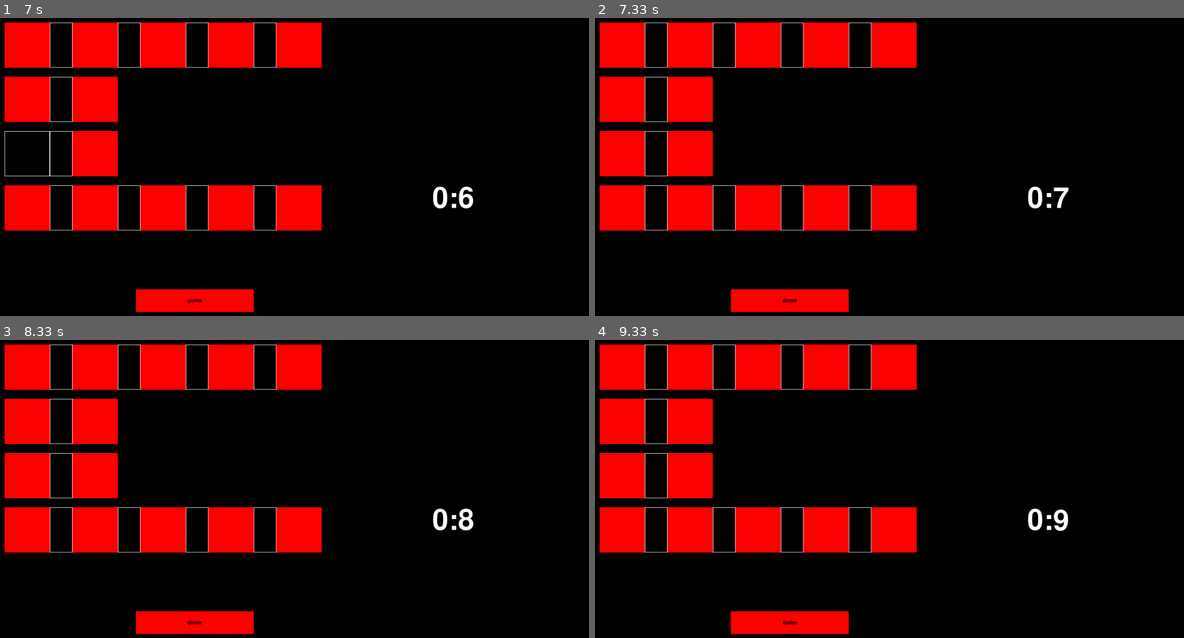
Above: before the commit, frames 1-4 (two rows, left to right).
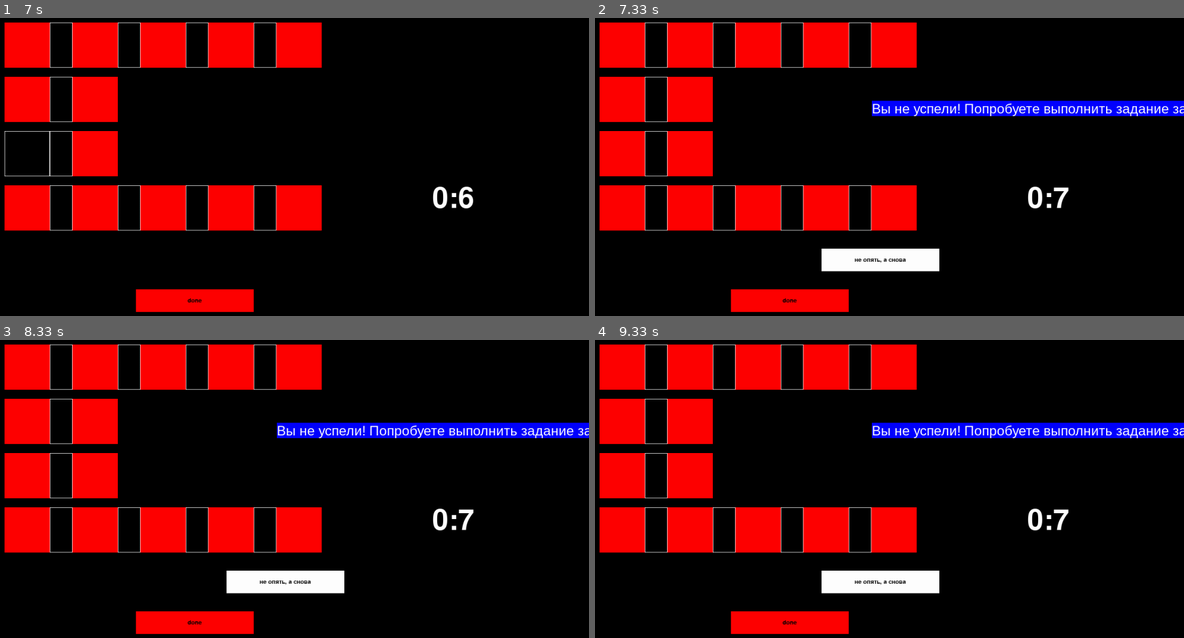
Above: after the commit, the same moments.

Repository: Alicccce/project_pygame
Game: pygame game, started from Alice.py
Same seed, same stepped clock (60 frames per second), same inputs: the game is played once before the commit and once after it.
Inputs (mouse positions are in pixels of both pictures, inside the frame that each line leads up to):
- Up to frame 1 (7 s): click (294, 187) at 0.38 s; click (153, 190) at 0.72 s; click (111, 137) at 1.05 s; click (141, 62) at 1.38 s; click (229, 208) at 1.72 s; click (29, 44) at 2.05 s; click (300, 44) at 2.38 s; click (29, 208) at 2.72 s; click (94, 44) at 3.05 s; click (100, 220) at 3.38 s; click (229, 44) at 4.22 s; click (29, 98) at 4.55 s; click (94, 98) at 5.88 s
- Up to frame 2 (7.33 s): click (624, 152) at 7.22 s
- Up to frame 3 (8.33 s): no input
- Up to frame 4 (9.33 s): no input

Frame 1 is identical in both runs. In frame 2, 4.4% of the frame differs, in the area x 38-100%, y 27-86%; in frame 3, 4.6%; in frame 4, 4.6%.

Commit message:
обьединение 2.1

Diff:
--- a/Alice.py
+++ b/Alice.py
@@ -1,4 +1,6 @@
 import pygame
+import numpy as np
+from pandas.core.common import flatten
 
 WHITE = (255, 255, 255)
 BLACK = (0, 0, 0)
@@ -12,9 +14,6 @@
         [0, 1, 0, 1, 0, 1, 0, 1, 0]
     ]
 }
-
-
-
 
 
 class Board:
@@ -86,11 +85,17 @@
             row, col = cell_coords
             if self.board[row][col] == 0:
                 self.board[row][col] = 5
-                print(5)
 
     def get_click(self, mouse_pos):
         cell = self.get_cell(mouse_pos)
         self.on_click(cell)
+
+    def proov(self):
+        arr = list(flatten(self.board))
+        if 0 in arr:
+            return False
+        else:
+            return True
 
 
 class Button:
@@ -105,8 +110,9 @@
         pygame.draw.rect(win, self.color, (self.x, self.y, self.width, self.height))
         if self.text != '':
             font = pygame.font.SysFont('comicsans', 20)
-            text = font.render(self.text, 1, (0,0,0))
-            win.blit(text, (self.x + (self.width/2 - text.get_width()/2), self.y + (self.height/2 - text.get_height()/2)))
+            text = font.render(self.text, 1, (0, 0, 0))
+            win.blit(text, (
+            self.x + (self.width / 2 - text.get_width() / 2), self.y + (self.height / 2 - text.get_height() / 2)))
 
 
 if __name__ == '__main__':
@@ -115,6 +121,8 @@
     board = Board(100, 'Level 1')
     board.set_view(10, 10, 100)
     running = True
+    timer_active = True
+    time_of_end = False
     size = (1300, 750)
     screen = pygame.display.set_mode(size)
     clock = pygame.time.Clock()
@@ -128,8 +136,14 @@
     font = pygame.font.Font('freesansbold.ttf', 64)
 
     while running:
+
         millis = pygame.time.get_ticks() - start_ticks
         secs = millis // 1000
+        if secs >= 16:
+            secs = 15
+        if board.proov():
+            secs = time_of_end
+
         mins = secs // 60
         secs %= 60
 
@@ -142,7 +156,8 @@
                 running = False
             if event.type == pygame.MOUSEBUTTONDOWN and event.button == 1:
                 x, y = event.pos
-                board.get_click(event.pos)
+                if secs < 15:
+                    board.get_click(event.pos)
                 board.render(screen)
 
         # Рендеринг экрана и объектов
@@ -151,7 +166,8 @@
         button_done.draw(screen)
         screen.blit(text, textRect)
 
-        if millis // 1000 >= 17:
+        if millis // 1000 >= 15 or board.proov():
+            time_of_end = secs
             tab = pygame.font.SysFont('arial', 30)
             sc_text = tab.render('Вы нe успели! Попробуете выполнить задание заново?', True, WHITE, BLUE)
             cor = sc_text.get_rect(center=(1000, 200))
